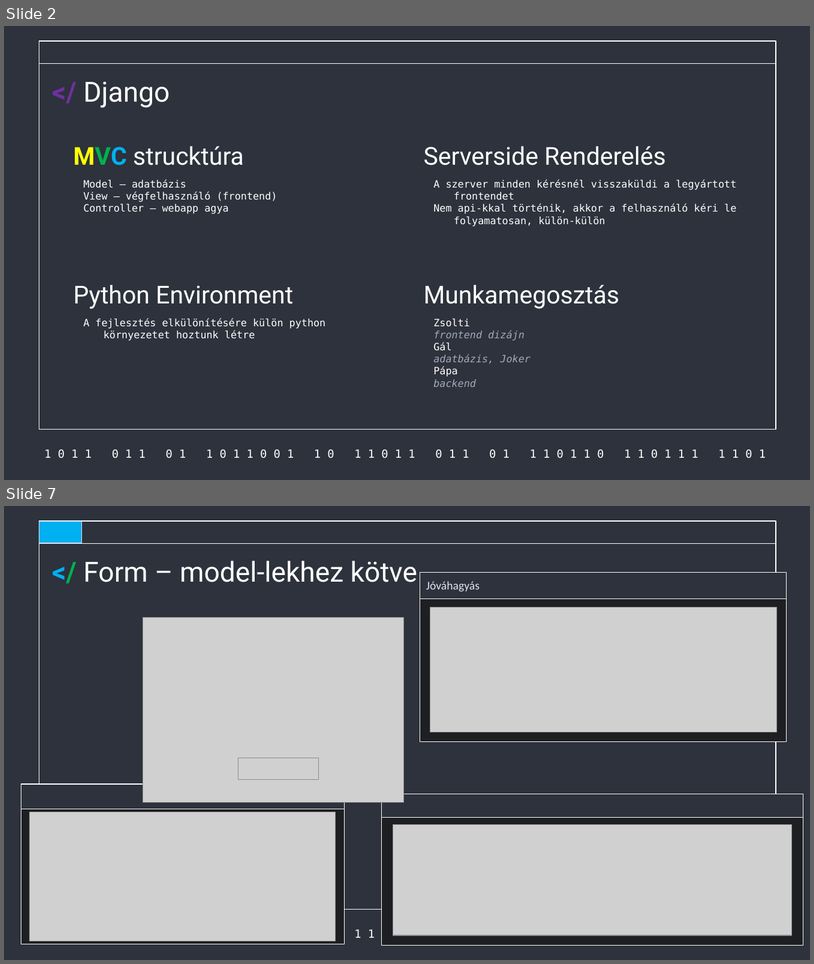
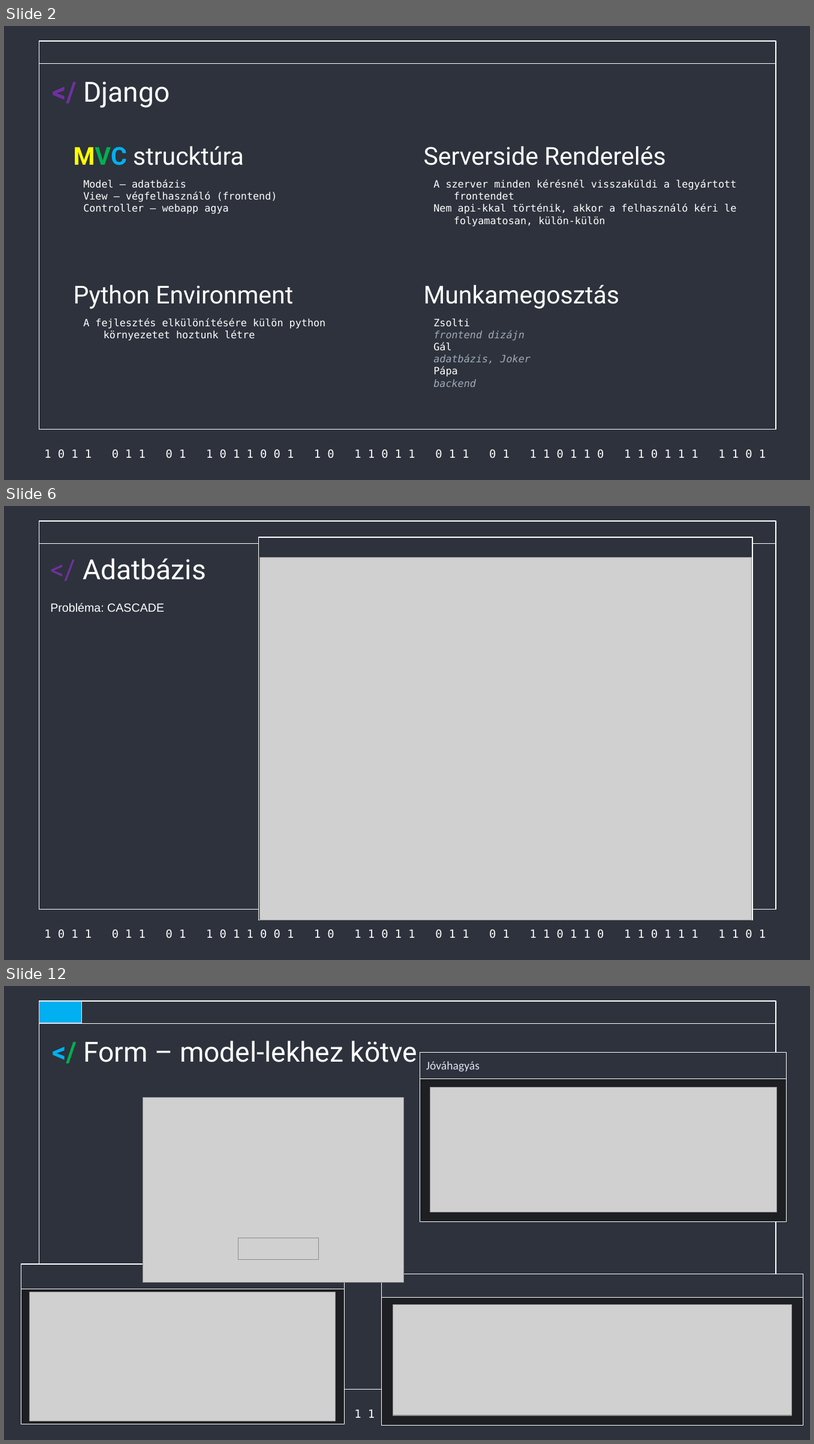
Before and after one commit to Acsilaa/dusza2024-25, a slide deck: Hell yeah ppt.pptx. Shown one above the other, each under a label of ours: slides 2 and 7 before the commit, slides 2, 6 and 12 after it; the slides between them are not shown. The pictures are 814x964 and 814x1444 pixels, drawn with LibreOffice and Linux fonts; fonts in the diff are those of the drawing; grey boxes stand for pictures. Boxes give left, top, right and bottom in pixels: in the first picture for what was removed or moved away, otherwise in the second. Text is boxed around its words. In the diff, an @@ line names an element or a change of style, - is before the commit and + after.

```diff
--- a/Hell yeah ppt.pptx
+++ b/Hell yeah ppt.pptx
@@ slide 6 added at (4, 506, 810, 960), background #2D323C; not listed: 3 template elements that a slide beside it also shows @@
@@ rectangle added at (258, 537, 753, 920), fill #2D323C, outline #FFFFFF 1 pt @@
@@ title added at (83, 558, 206, 580), 33 pt, text #FFFFFF @@
+</ Adatbázis
@@ picture added at (260, 558, 752, 921) @@
@@ text added at (50, 603, 164, 612), 14 pt, text #FFFFFF @@
+Probléma: CASCADE
@@ what was slide 7 is now slide 12 @@
```
Also in this commit, not shown: 2 slides changed, 6 other slides added, 2 slides removed.
